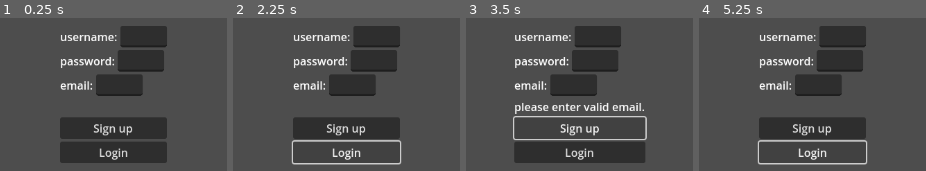
Above: before the commit, frames 1-4 (left to right).
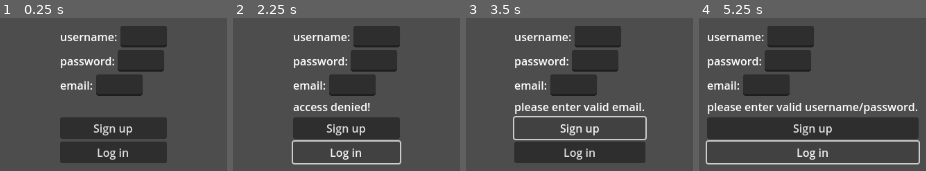
Above: after the commit, the same moments.

Repository: SHyun1999/GodotFrontendTest
Game: Godot game, scene res://signup.tscn
The game is run twice, just before and just after one commit, with the same random seed, the same clock (stepped at 60 frames per second) and the same inputs.
Inputs (mouse positions are in pixels of both pictures, inside the frame that each line leads up to):
- Up to frame 1 (0.25 s): no input
- Up to frame 2 (2.25 s): click (376, 36) at 0.52 s; type "Alex" at 0.6 s; click (373, 60) at 0.75 s; type "12" at 0.83 s; click (353, 85) at 0.98 s; type "12" at 1.07 s; click "Sign up" at 1.25 s; click "Login" (after the commit: "Log in") at 2 s
- Up to frame 3 (3.5 s): click "Sign up" at 2.75 s
- Up to frame 4 (5.25 s): click "Login" (after the commit: "Log in") at 3.5 s; click "Sign up" at 4.25 s; click "Login" (after the commit: "Log in") at 5 s

The runs differ from the first frame. In frame 1, 0.6% of the frame differs, in the area x 42-57%, y 84-93%; in frame 2, 1.5%; in frame 3, 0.6%; in frame 4, 31%, in the area x 2-98%, y 5-97%.

Commit message:
improve login/ signup

Diff:
--- a/signup.gd
+++ b/signup.gd
@@ -5,20 +5,10 @@
 @onready var pwd: LineEdit = $VBoxContainer/HBoxContainer2/Pwd
 @onready var email: LineEdit = $VBoxContainer/HBoxContainer3/Email
 @onready var message_label: Label = $VBoxContainer/MessageLabel
-@onready var http_request: HTTPRequest = $HTTPRequest
 
 
-func _on_http_request_request_completed(_result: int, response_code: int, _headers: PackedStringArray, body: PackedByteArray) -> void:
-	username.text = ''
-	email.text = ''
-	pwd.text = ''
-
-	var data = body.get_string_from_utf8()
-	message_label.text = data
-
-
-func is_valid_email(email: String) -> bool:
-	return email.match("*@*.*")
+func is_valid_email(s: String) -> bool:
+	return s.match("*@*.*")
 
 
 func _on_button_pressed() -> void:
@@ -26,7 +16,7 @@
 		message_label.text = 'please enter valid email.'
 		return
 
-	var body = JSON.new().stringify(
+	var body: String = JSON.stringify(
 		{
 			'username': username.text,
 			'email': email.text,
@@ -34,14 +24,53 @@
 		}
 	)
 
-	http_request.request('http://127.0.0.1:8080/auth/', [], HTTPClient.METHOD_POST, body)
+	var http_request = HTTPRequest.new()
+	add_child(http_request)
+	http_request.request_completed.connect(self._on_signup_http_request_completed)
+
+
+	http_request.request('http://127.0.0.1:8080/auth/',
+		[],
+		HTTPClient.METHOD_POST, body)
 
 
 func _on_login_button_pressed() -> void:
+	if username.text.is_empty() or pwd.text.is_empty():
+		message_label.text = 'please enter valid username/password.'
+		return
+
 	var headers = ["Content-Type: application/x-www-form-urlencoded", "Accept: application/json"]
+	var form_data = "username={username}&password={password}"\
+		.format({
+			"username": username.text,
+			"password": pwd.text})
 
-	var form_data = "username={username}&password={password}".format({
-		"username": username.text,
-		"password": pwd.text})
-	http_request.request("http://127.0.0.1:8080/auth/token/", headers,
+	var http_request = HTTPRequest.new()
+	add_child(http_request)
+	http_request.request_completed.connect(self._on_login_http_request_completed)
+
+	http_request.request("http://127.0.0.1:8080/auth/token",
+		headers,
 		HTTPClient.METHOD_POST, form_data)
+
+
+func _on_signup_http_request_completed(_result: int, response_code: int, _headers: PackedStringArray, _body: PackedByteArray) -> void:
+	username.text = ''
+	email.text = ''
+	pwd.text = ''
+
+	if response_code == 200:
+		message_label.text = 'account created'
+
+
+func _on_login_http_request_completed(_result: int, response_code: int, _headers: PackedStringArray, body: PackedByteArray) -> void:
+	username.text = ''
+	email.text = ''
+	pwd.text = ''
+
+	if response_code == 200:
+		var data: String = body.get_string_from_utf8()
+		var thingy = JSON.parse_string(data)
+		message_label.text = thingy['access_token']
+	else:
+		message_label.text = 'access denied!'
--- a/signup.tscn
+++ b/signup.tscn
@@ -55,6 +55,7 @@
 
 [node name="Email" type="LineEdit" parent="VBoxContainer/HBoxContainer3"]
 layout_mode = 2
+size_flags_vertical = 0
 
 [node name="MessageLabel" type="Label" parent="VBoxContainer"]
 layout_mode = 2
@@ -66,10 +67,7 @@
 
 [node name="LoginButton" type="Button" parent="VBoxContainer"]
 layout_mode = 2
-text = "Login"
-
-[node name="HTTPRequest" type="HTTPRequest" parent="."]
+text = "Log in"
 
 [connection signal="pressed" from="VBoxContainer/SignUpButton" to="." method="_on_button_pressed"]
 [connection signal="pressed" from="VBoxContainer/LoginButton" to="." method="_on_login_button_pressed"]
-[connection signal="request_completed" from="HTTPRequest" to="." method="_on_http_request_request_completed"]
